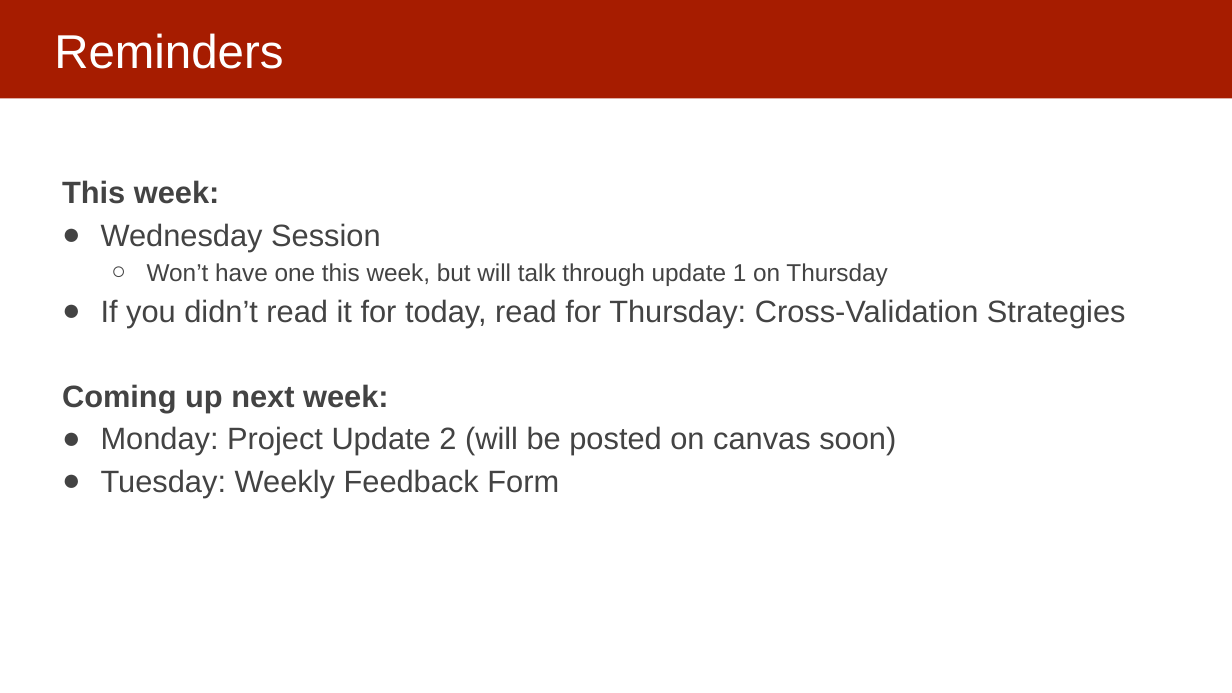
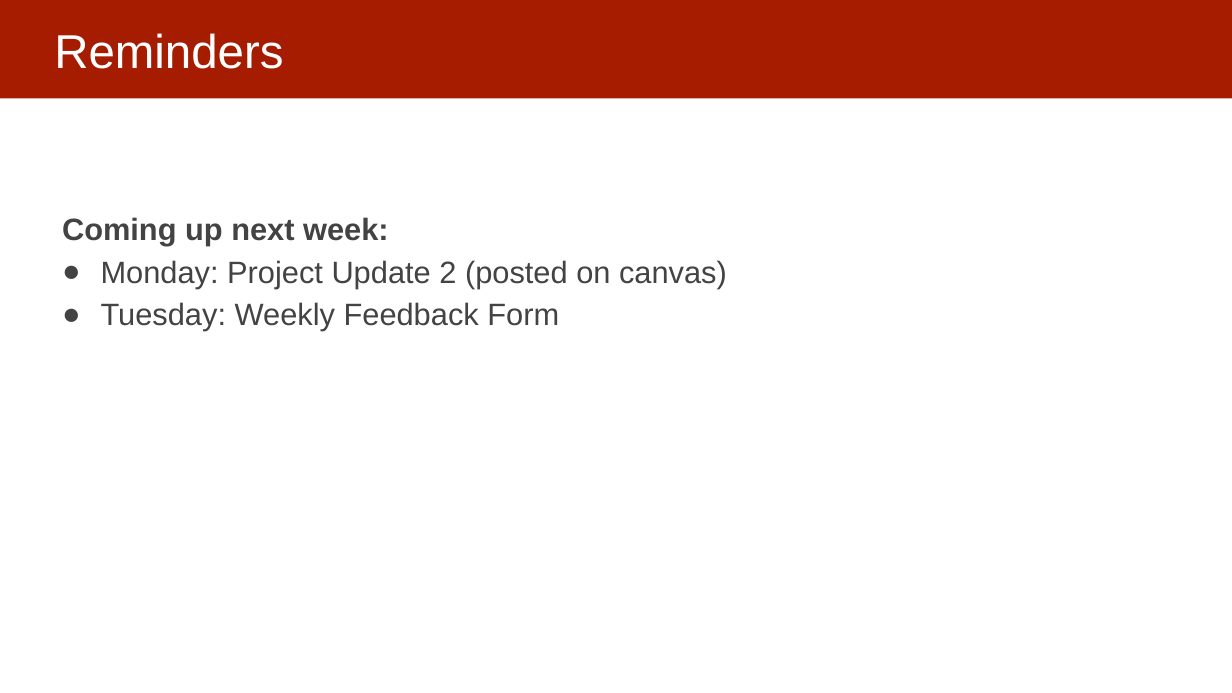
Before and after one commit to dssg/MLinPractice, a slide deck: slide 2 of Lectures/Lecture5-ModelSelection.pptx. Drawn at 1232x693 pixels with LibreOffice and Linux fonts; fonts in the diff are those of the drawing. Boxes give left, top, right and bottom in pixels: in the first picture for what was removed or moved away, otherwise in the second. Text is boxed around its words. In the diff, an @@ line names an element or a change of style, - is before the commit and + after.

```diff
--- a/Lectures/Lecture5-ModelSelection.pptx
+++ b/Lectures/Lecture5-ModelSelection.pptx
@@ text at (x1=62, y1=180, x2=1126, y2=328): paragraphs removed @@
-This week:
-● Wednesday Session
-  ○ Won’t have one this week, but will talk through update 1 on Thursday
-● If you didn’t read it for today, read for Thursday: Cross-Validation Strategies
@@ text at (x1=101, y1=260, x2=727, y2=288): text changed @@
-● Monday: Project Update 2 (will be posted on canvas soon)
+● Monday: Project Update 2 (posted on canvas)
```
Also in this commit, not shown: 1 other slide changed, 1 slide added, 1 slide removed.
